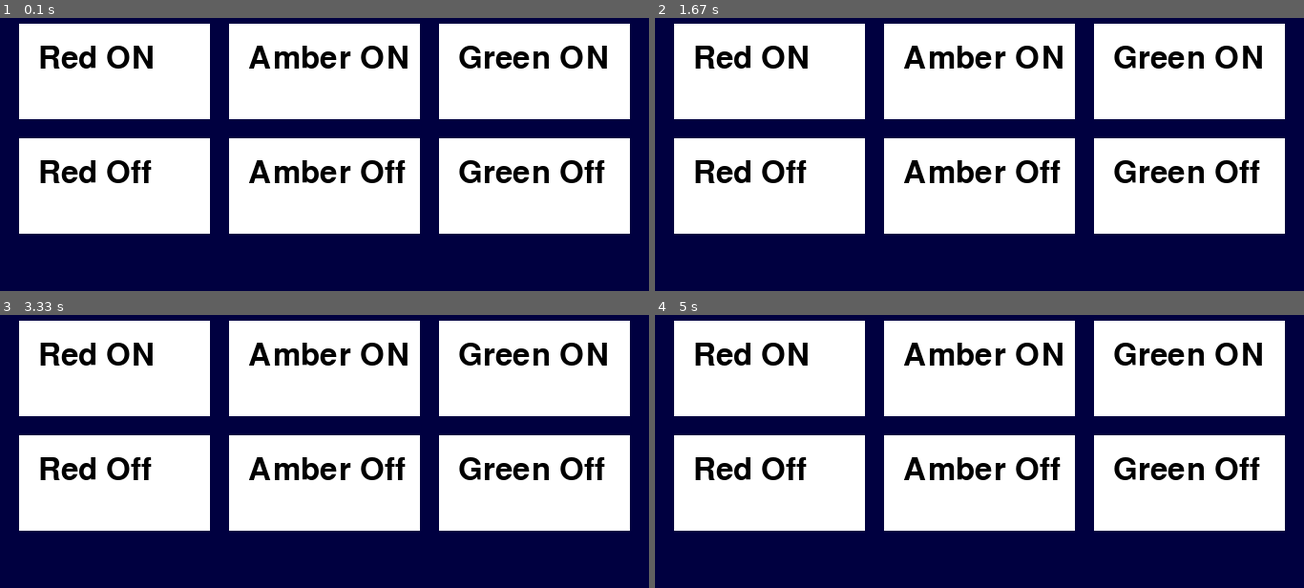
Above: before the commit, frames 1-4 (two rows, left to right).
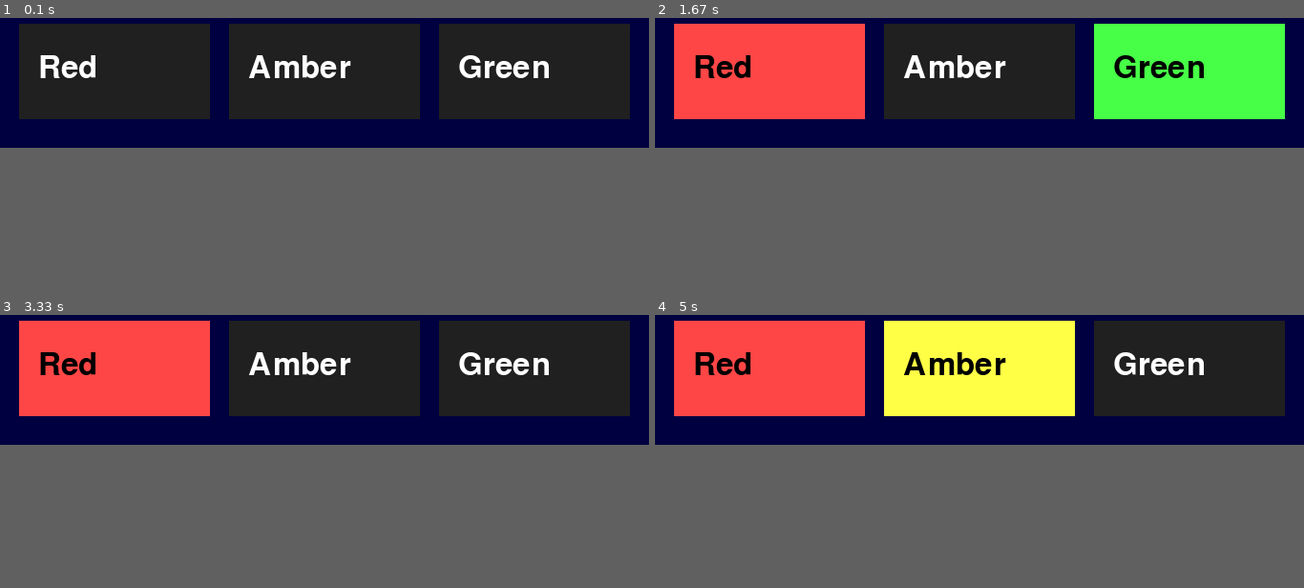
Above: after the commit, the same moments.

Repository: JulianNicholls/Raspberry-Pi-Misc
Game: pygame game, started from python/pygame/led_ui.py
The game is run twice, just before and just after one commit, with the same random seed, the same clock (stepped at 60 frames per second) and the same inputs.
Inputs (mouse positions are in pixels of both pictures, inside the frame that each line leads up to):
- Up to frame 1 (0.1 s): no input
- Up to frame 2 (1.67 s): click (979, 75) at 0.38 s; click (985, 83) at 0.72 s; click (778, 53) at 1.05 s; click (1219, 127) at 1.38 s
- Up to frame 3 (3.33 s): click (337, 323) at 1.72 s; click (292, 410) at 2.05 s; click (305, 347) at 2.38 s; click (233, 342) at 2.72 s; click (493, 361) at 3.05 s
- Up to frame 4 (5 s): click (1180, 369) at 3.38 s; click (1115, 347) at 3.72 s; click (791, 345) at 4.05 s; click (1005, 366) at 4.38 s; click (791, 364) at 4.72 s
The window is 680x300 before the commit and 680x150 after it. Grey fills any space a smaller window leaves; there, only what the larger window draws over its background counts as a difference.

The runs differ from the first frame. In frame 1, 60% of the frame differs, in the area x 0-100%, y 2-100%; in frame 2, 61%; in frame 3, 60%; in frame 4, 61%.

Commit message:
Update ked_ui so that the buttons show state.

Diff:
--- a/python/pygame/led_ui.py
+++ b/python/pygame/led_ui.py
@@ -2,30 +2,32 @@
 
 """
 PyGame UI for the traffic lights LEDs
+Version 2
 """
 
 import pygame
-import RPi.GPIO as GPIO
+import RPi.GPIO as gpio
 
 
 pygame.init()
 
 # Sizes and stuff
 
-window_size = (680, 300)
-
-buttons = ("Red ON", "Amber ON", "Green ON", "Red Off", "Amber Off", "Green Off")
+window_size = (680, 150)
 
 # Colours
 
-blue  = (0, 0, 64)
-white = (255, 255, 255)
-black = (0, 0, 0)
+blue    = (0, 0, 64)
+white   = (255, 255, 255)
+black   = (0, 0, 0)
+off     = (32, 32, 32)
+red     = (255, 70, 70)
+amber   = (255, 255, 70)
+green   = (70, 255, 70)
 
 # Fonts
 
 button_font = pygame.font.Font(None, 48)
-info_font   = pygame.font.Font(None, 24)
 
 # LED pins
 
@@ -33,53 +35,59 @@
 amber_pin   = 13    # Pin Number, GPIO 27
 green_pin   = 15    # Pin Number, GPIO 22
 
-pins = (red_pin, amber_pin, green_pin)
+OFF         = 0
+ON          = 1
+
+GPIO        = 0
+STATE       = 1
+NAME        = 2
+COLOUR      = 3
+
+pins = [[red_pin, 0, 'Red', red], [amber_pin, 0, 'Amber', amber], [green_pin, 0, 'Green', green]]
 
 # Set up pins for output
 
-GPIO.setmode(GPIO.BOARD)
+gpio.setmode(gpio.BOARD)
 
-GPIO.setup(red_pin, GPIO.OUT)
-GPIO.setup(amber_pin, GPIO.OUT)
-GPIO.setup(green_pin, GPIO.OUT)
-
-GPIO.output(red_pin, GPIO.LOW)
-GPIO.output(amber_pin, GPIO.LOW)
-GPIO.output(green_pin, GPIO.LOW)
+for pin in pins:
+    gpio.setup(pin[GPIO], gpio.OUT)
+    gpio.output(pin[GPIO], gpio.LOW)
 
 # Turn the LED on or off
 
 def led_on(pin, delay = 0):
-    GPIO.output(pin, GPIO.HIGH)
+    gpio.output(pin, gpio.HIGH)
 
 def led_off(pin, delay = 0):
-    GPIO.output(pin, GPIO.LOW)
+    gpio.output(pin, gpio.LOW)
 
 # Return the button indices
 
 def button_pressed(pos):
     x_pos = (pos[0] - 20) // 220
-    y_pos = (pos[1] - 20) // 120
 
-    return (x_pos, y_pos)
+    return x_pos
 
 # Set the specified LED on or off.
 
 def set_led(index):
-    pin = pins[index[0]]
-    if index[1] == 0:
-        led_on(pin)
+    pin = pins[index]
+
+    if pin[STATE] == OFF:
+        led_on(pin[GPIO])
+        pin[STATE] = ON
     else:
-        led_off(pin)
+        led_off(pin[GPIO])
+        pin[STATE] = OFF
 
-pygame.display.set_caption("LED UI")
+pygame.display.set_caption("LED UI V2")
 
 screen = pygame.display.set_mode(window_size)
 
 # Event Loop
 
 running = True
-last_index = ()
+last_index = -1
 
 while running:
     event = pygame.event.poll()
@@ -87,24 +95,22 @@
     if event.type == pygame.QUIT:
         running = False
     elif event.type == pygame.MOUSEBUTTONDOWN:
-        print("Mouse clicked on (%d, %d)" % event.pos)
         last_index = button_pressed(event.pos)
 
     screen.fill(blue)
 
-    for y in range(2):
-        for x in range(3):
-            x_pos = x * 220 + 20
-            y_pos = y * 120 + 20
-            pygame.draw.rect(screen, white, (x_pos, y_pos, 200, 100))
+    for x in range(3):
+        x_pos = x * 220 + 20
+        on = pins[x][STATE] == ON
+        pygame.draw.rect(screen, pins[x][COLOUR] if on else off, (x_pos, 20, 200, 100))
 
-            text_surface = button_font.render(buttons[y * 3 + x], 1, black, white)
-            screen.blit(text_surface, (x_pos + 20, y_pos + 20))
+        text_surface = button_font.render(pins[x][NAME], 1, black if on else white)
+        screen.blit(text_surface, (x_pos + 20, 50))
 
-    if last_index != ():
+    if last_index != -1:
         set_led(last_index)
-        last_index = ()
+        last_index = -1
 
     pygame.display.flip()
 
-GPIO.cleanup()
+gpio.cleanup()
Not shown, changed: README.md
